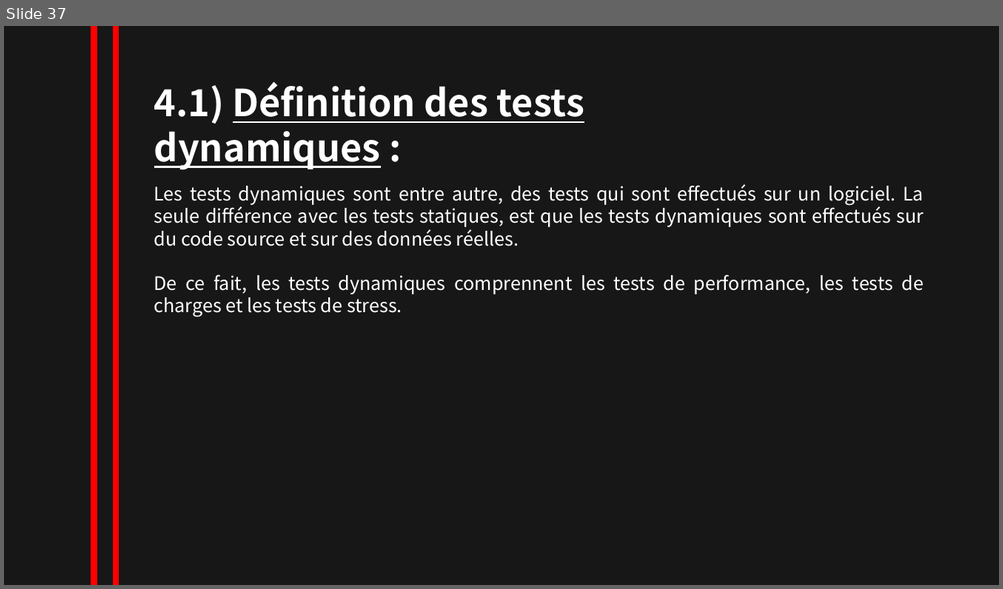
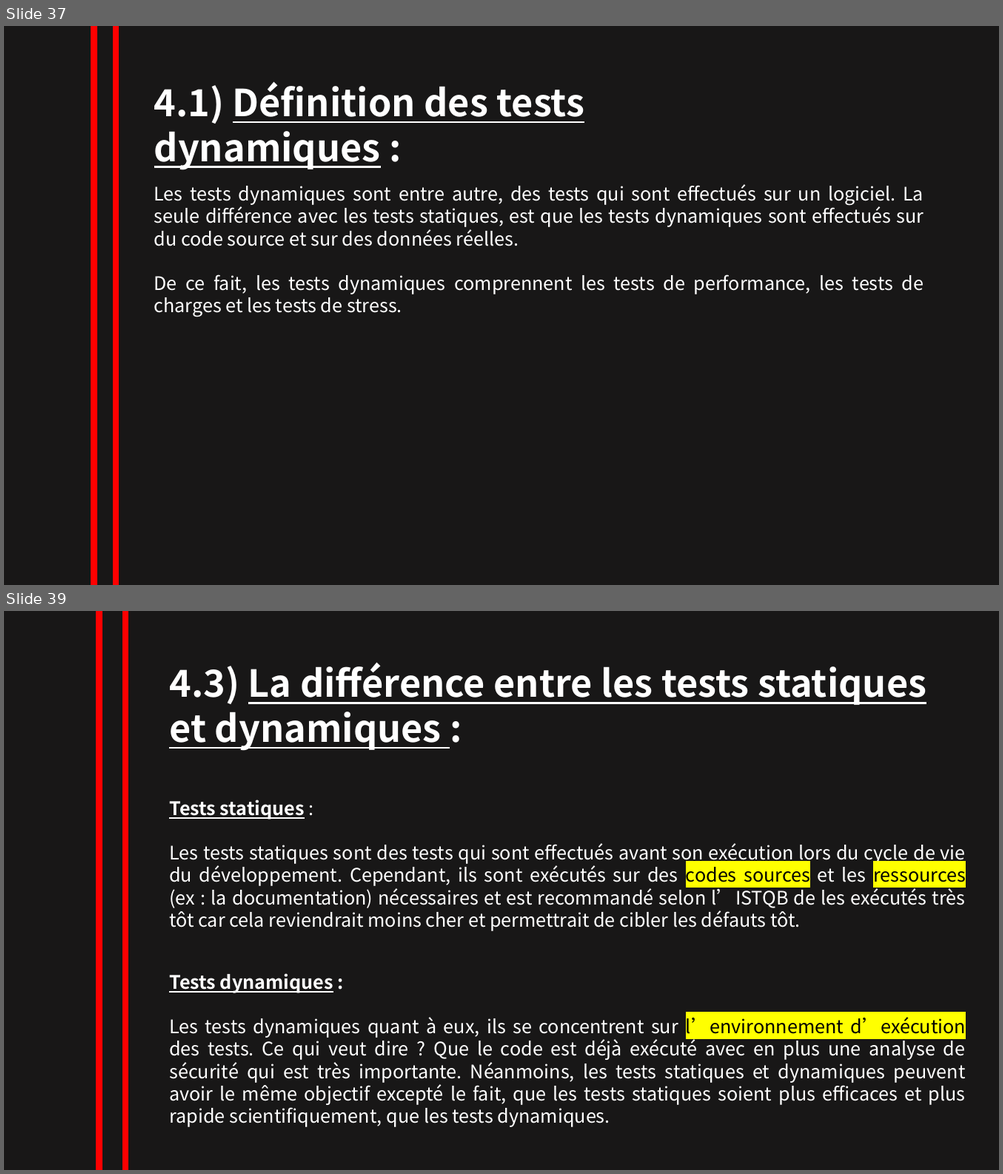
Before and after one commit to NesrineZitouni11/nesrine_zitouni, a slide deck: TRAVAUX/powerpointRevisionISTQB.pptx. Shown one above the other, each under a label of ours: slide 37 before the commit, slides 37 and 39 after it; the slides between them are not shown. The pictures are 1003x589 and 1003x1174 pixels, drawn with LibreOffice and Linux fonts; fonts in the diff are those of the drawing. Boxes give left, top, right and bottom in pixels: in the first picture for what was removed or moved away, otherwise in the second. Text is boxed around its words. In the diff, an @@ line names an element or a change of style, - is before the commit and + after.

```diff
--- a/TRAVAUX/powerpointRevisionISTQB.pptx
+++ b/TRAVAUX/powerpointRevisionISTQB.pptx
@@ slide 39 added at bbox=[4, 611, 999, 1170], background #181717 @@
@@ line added from (99, 611) to (99, 1170), #FF0000 6 pt @@
@@ line added from (125, 611) to (125, 1170), #FF0000 6 pt @@
@@ text added at bbox=[169, 662, 926, 751], 36 pt, text #FFFFFF, bold, underline @@
+4.3) La différence entre les tests statiques et dynamiques :
@@ text added at bbox=[169, 800, 965, 931], 18 pt, text #FFFFFF @@
+Tests statiques :
+Les tests statiques sont des tests qui sont effectués avant son exécution lors du cycle de vie du développement. Cependant, ils sont exécutés sur des codes sources et les ressources (ex : la documentation) nécessaires et est recommandé selon l’ISTQB de les exécutés très tôt car cela reviendrait moins cher et permettrait de cibler les défauts tôt.
@@ text added at bbox=[169, 974, 965, 1128], 18 pt, text #FFFFFF @@
+Tests dynamiques :
+Les tests dynamiques quant à eux, ils se concentrent sur l’environnement d’exécution des tests. Ce qui veut dire ? Que le code est déjà exécuté avec en plus une analyse de sécurité qui est très importante. Néanmoins, les tests statiques et dynamiques peuvent avoir le même objectif excepté le fait, que les tests statiques soient plus efficaces et plus rapide scientifiquement, que les tests dynamiques.
```
Also in this commit, not shown: 3 other slides added.
